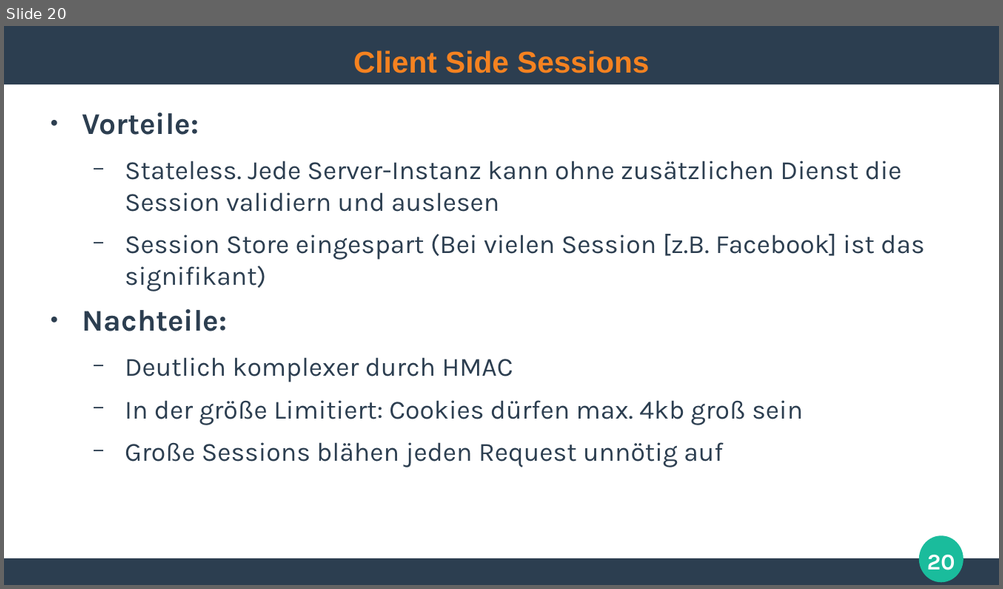
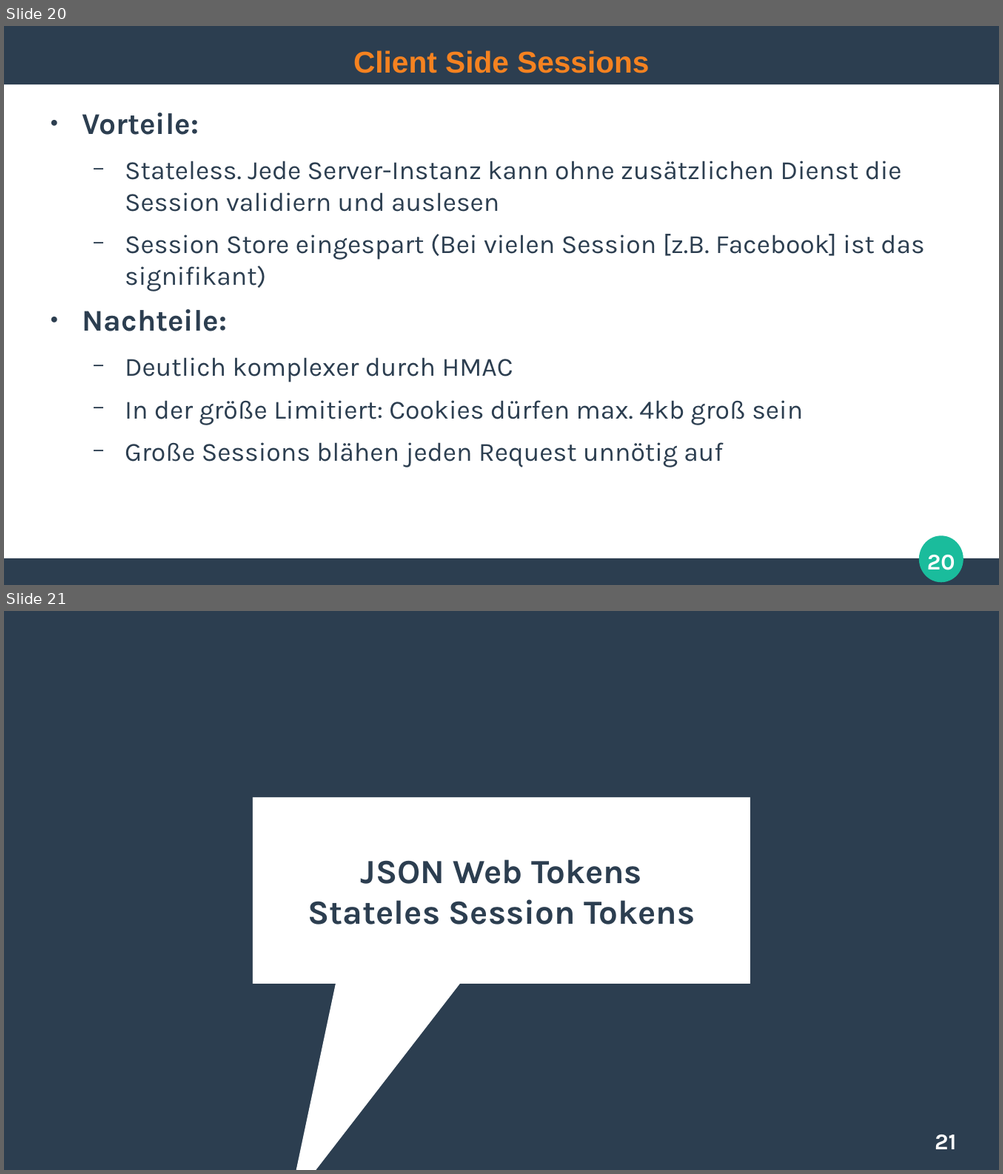
Before and after one commit to ghandmann/HS-AlbSig-WebAnwendungen2, a slide deck: Kapitel/07_Authentication.odp. Shown one above the other, each under a label of ours: slide 20 before the commit, slides 20 and 21 after it. The pictures are 1003x589 and 1003x1174 pixels, drawn with LibreOffice and Linux fonts; fonts in the diff are those of the drawing. Boxes give left, top, right and bottom in pixels: in the first picture for what was removed or moved away, otherwise in the second. Text is boxed around its words. In the diff, an @@ line names an element or a change of style, - is before the commit and + after.

Commit message:
Added JSON Web Token section, needs refinement

```diff
--- a/Kapitel/07_Authentication.odp
+++ b/Kapitel/07_Authentication.odp
@@ slide 21 added at (4, 611, 999, 1170), background #2C3E50 @@
@@ speech box added at (253, 797, 751, 985), fill #FFFFFF @@
@@ title added at (308, 860, 694, 925), 27 pt, text #2C3E50, bold @@
+JSON Web Tokens
+Stateles Session Tokens
@@ page number added at (934, 1135, 956, 1150), 18 pt, text #FFFFFF, bold @@
+21
```
Also in this commit, not shown: 9 other slides added.
